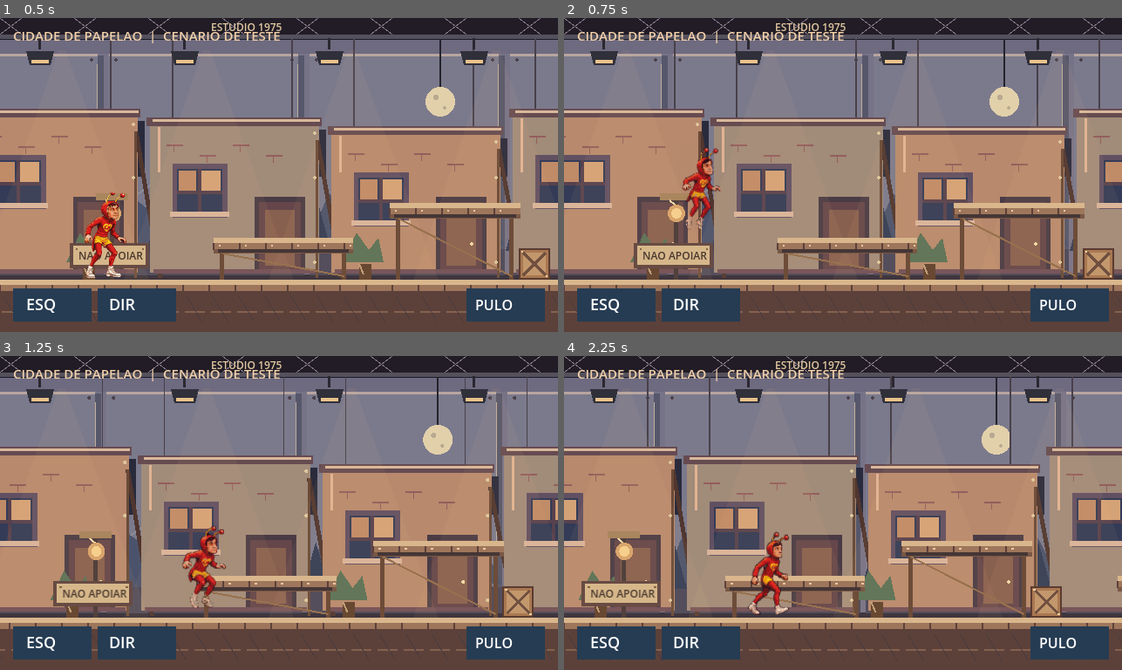
Above: before the commit, frames 1-4 (two rows, left to right).
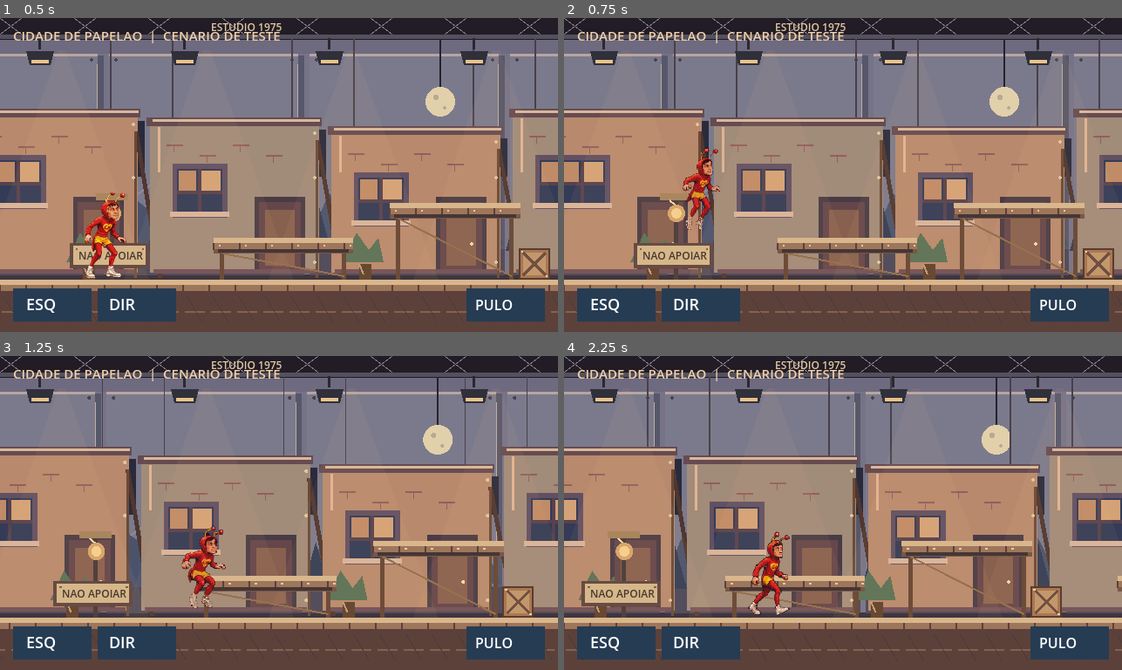
Above: after the commit, the same moments.

Repository: integro-app/chapolin-adventures
Game: Godot game, scene res://scenes/main.tscn
Same seed, same stepped clock (60 frames per second), same inputs: the game is played once before the commit and once after it.
Inputs (mouse positions are in pixels of both pictures, inside the frame that each line leads up to):
- Up to frame 1 (0.5 s): no input
- Up to frame 2 (0.75 s): tap Enter (ui_accept) at 0.5 s; move the mouse to (965, 159) at 0.52 s; hold Right (ui_right) from 0.53 s (still down); click (965, 159) at 0.67 s
- Up to frame 3 (1.25 s): keep holding Right (ui_right); tap Enter (ui_accept) at 0.77 s
- Up to frame 4 (2.25 s): release Right (ui_right) at 1.25 s; drag from (731, 528) to (815, 575) at 1.27 s; move the mouse to (898, 443) at 2.02 s; hold Right (ui_right) from 2.03 s (still down)

Frame 1 is identical in both runs. In frame 2, 0.3% of the frame differs, in the area x 21-29%, y 41-68%; in frame 3, 0.5%, in the area x 11-41%, y 54-81%; in frame 4, 0.5%.

Commit message:
Implementa corrida progressiva via direcional e render pixel-art preciso

Diff:
--- a/scripts/main.gd
+++ b/scripts/main.gd
@@ -3,6 +3,9 @@
 # Cenário de testes horizontal. Toda a arte oficial do Chapolin segue intacta.
 const Stage = preload("res://scripts/stage_test.gd")
 const SPEED := 190.0
+const RUN_SPEED := 290.0
+const RUN_DELAY := 0.48
+const RUN_FPS := 11.8
 const JUMP_SPEED := -350.0
 const GRAVITY := 900.0
 const IDLE_FPS := 4.35
@@ -14,6 +17,9 @@
 var vertical_speed := 0.0
 var grounded := true
 var move_axis := 0.0
+var run_hold_time := 0.0
+var run_direction := 0
+var running := false
 var jump_requested := false
 var facing := 1
 var animation_time := 0.0
@@ -27,9 +33,12 @@
 var crates: Array[Rect2] = []
 var idle_texture: Texture2D
 var walk_texture: Texture2D
+var run_texture: Texture2D
 var jump_texture: Texture2D
 
 func _ready() -> void:
+	# Pixel-art filtering prevents neighboring atlas pixels bleeding into frames.
+	texture_filter = CanvasItem.TEXTURE_FILTER_NEAREST
 	ground_segments = Stage.ground()
 	raised_platforms = Stage.platforms()
 	crates = Stage.crates()
@@ -39,6 +48,8 @@
 		idle_texture = load("res://assets/chapolin_idle.png")
 	if ResourceLoader.exists("res://assets/chapolin/walk.png"):
 		walk_texture = load("res://assets/chapolin/walk.png")
+	if ResourceLoader.exists("res://assets/chapolin/run.png"):
+		run_texture = load("res://assets/chapolin/run.png")
 	if ResourceLoader.exists("res://assets/chapolin/jump.png"):
 		jump_texture = load("res://assets/chapolin/jump.png")
 	queue_redraw()
@@ -47,9 +58,17 @@
 	var axis := Input.get_axis("ui_left", "ui_right")
 	if absf(axis) < 0.1:
 		axis = move_axis
+	var direction := 0
 	if absf(axis) > 0.1:
-		facing = 1 if axis > 0.0 else -1
-	hero_pos.x = _move_x_with_crates(axis * SPEED * delta)
+		direction = 1 if axis > 0.0 else -1
+		facing = direction
+	if direction == 0 or direction != run_direction or not grounded:
+		run_hold_time = 0.0
+	else:
+		run_hold_time += delta
+	run_direction = direction
+	running = direction != 0 and grounded and run_hold_time >= RUN_DELAY and run_texture != null
+	hero_pos.x = _move_x_with_crates(axis * (RUN_SPEED if running else SPEED) * delta)
 
 	var was_grounded := grounded
 	var is_jumping := (Input.is_action_just_pressed("ui_accept") or jump_requested) and grounded
@@ -96,6 +115,8 @@
 		desired = "jump"
 	elif landing_timer > 0.0 and jump_texture != null:
 		desired = "land"
+	elif running:
+		desired = "run"
 	elif absf(axis) > 0.1:
 		desired = "walk"
 
@@ -158,6 +179,9 @@
 	vertical_speed = 0.0
 	grounded = true
 	move_axis = 0.0
+	running = false
+	run_hold_time = 0.0
+	run_direction = 0
 	jump_requested = false
 	air_time = 0.0
 	landing_timer = 0.0
@@ -187,7 +211,7 @@
 		_draw_crate(block)
 
 	# O Chapolin usa os sprites oficiais: nenhum pixel dele foi alterado.
-	draw_set_transform(hero_pos - Vector2(camera_x, 0.0), 0.0, Vector2(float(facing), 1.0))
+	draw_set_transform(Vector2(roundf(hero_pos.x - camera_x), roundf(hero_pos.y)), 0.0, Vector2(float(facing), 1.0))
 	_draw_chapolin()
 	draw_set_transform(Vector2.ZERO, 0.0, Vector2.ONE)
 	_draw_controls()
@@ -372,6 +396,8 @@
 	var sprite: Texture2D = idle_texture
 	if current_animation == "walk" and walk_texture != null:
 		sprite = walk_texture
+	elif current_animation == "run" and run_texture != null:
+		sprite = run_texture
 	elif (current_animation == "jump" or current_animation == "land") and jump_texture != null:
 		sprite = jump_texture
 
@@ -396,14 +422,18 @@
 	elif current_animation == "land" and jump_texture != null:
 		frame = 6 if landing_timer > 0.08 else 7
 	else:
-		var fps := WALK_FPS if current_animation == "walk" and walk_texture != null else IDLE_FPS
+		var fps := IDLE_FPS
+		if current_animation == "walk" and walk_texture != null:
+			fps = WALK_FPS
+		elif current_animation == "run" and run_texture != null:
+			fps = RUN_FPS
 		frame = int(floor(animation_time * fps)) % 8
 	var frame_size := Vector2(float(sprite.get_width()) / 8.0, float(sprite.get_height()))
 	var region := Rect2(float(frame) * frame_size.x, 0.0, frame_size.x, frame_size.y)
 	var drawn_height := 101.0
 	var drawn_width := frame_size.x * drawn_height / frame_size.y
 	var dest := Rect2(-drawn_width / 2.0, -drawn_height, drawn_width, drawn_height)
-	draw_texture_rect_region(sprite, dest, region)
+	draw_texture_rect_region(sprite, dest, region, Color.WHITE, false, true)
 
 func _draw_controls() -> void:
 	# Mesmos botões e áreas de toque que já funcionam no Android.
